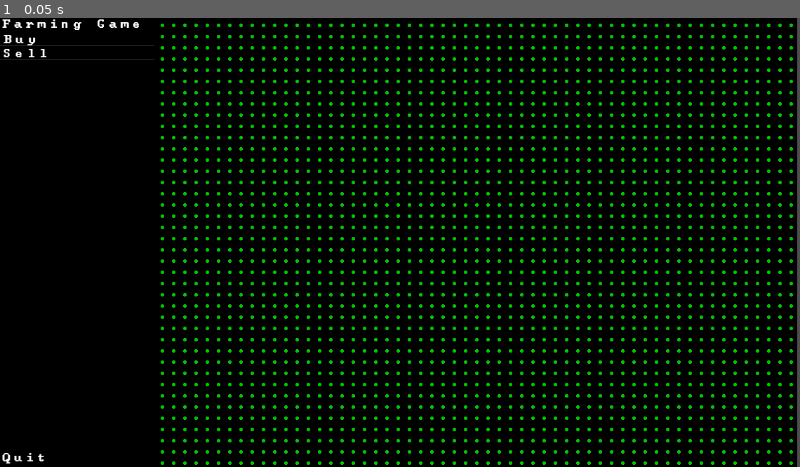
Above: before the commit, frame 1.
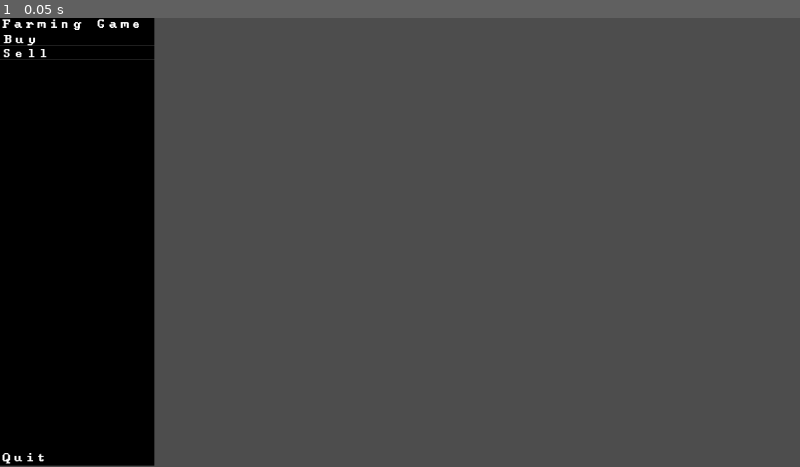
Above: after the commit, the same moment.

Repository: TylerDMielke/GDAsciiFarm
Game: Godot game, scene res://scenes/test_level.tscn
The game is run twice, just before and just after one commit, with the same random seed, the same clock (stepped at 60 frames per second) and the same inputs.
Inputs:
- Up to frame 1 (0.05 s): no input

The runs differ from the first frame. In frame 1, 80% of the frame differs, in the area x 0-100%, y 0-100%.

Commit message:
fix game map logic

Diff:
--- a/scenes/game_map.tscn
+++ b/scenes/game_map.tscn
@@ -1,70 +1,11 @@
 [gd_scene load_steps=3 format=3 uid="uid://wllrb68jnwlu"]
 
 [ext_resource type="Script" path="res://scripts/game_map.gd" id="1_lv0ab"]
-[ext_resource type="PackedScene" uid="uid://bv0ux3dbjh8v" path="res://scenes/tile_map_myne.tscn" id="2_e7h3h"]
+[ext_resource type="PackedScene" path="res://scenes/tile_map_myne.tscn" id="2_e7h3h"]
 
 [node name="GameMap" type="Node2D"]
 script = ExtResource("1_lv0ab")
 
 [node name="Foreground" parent="." instance=ExtResource("2_e7h3h")]
-z_index = 1
-layer_0/name = "white"
-layer_1/name = "green"
-layer_1/enabled = true
-layer_1/modulate = Color(0, 0.784314, 0, 1)
-layer_1/y_sort_enabled = false
-layer_1/y_sort_origin = 0
-layer_1/z_index = 0
-layer_1/tile_data = PackedInt32Array()
-layer_2/name = "red"
-layer_2/enabled = true
-layer_2/modulate = Color(0.941176, 0, 0, 1)
-layer_2/y_sort_enabled = false
-layer_2/y_sort_origin = 0
-layer_2/z_index = 0
-layer_2/tile_data = PackedInt32Array()
-layer_3/name = "blue"
-layer_3/enabled = true
-layer_3/modulate = Color(0, 0, 1, 1)
-layer_3/y_sort_enabled = false
-layer_3/y_sort_origin = 0
-layer_3/z_index = 0
-layer_3/tile_data = PackedInt32Array()
-layer_4/name = "black"
-layer_4/enabled = true
-layer_4/modulate = Color(0, 0, 0, 1)
-layer_4/y_sort_enabled = false
-layer_4/y_sort_origin = 0
-layer_4/z_index = 0
-layer_4/tile_data = PackedInt32Array()
 
 [node name="Background" parent="." instance=ExtResource("2_e7h3h")]
-layer_0/name = "white"
-layer_1/name = "green"
-layer_1/enabled = true
-layer_1/modulate = Color(0, 0.784314, 0, 1)
-layer_1/y_sort_enabled = false
-layer_1/y_sort_origin = 0
-layer_1/z_index = 0
-layer_1/tile_data = PackedInt32Array()
-layer_2/name = "red"
-layer_2/enabled = true
-layer_2/modulate = Color(0.941176, 0, 0, 1)
-layer_2/y_sort_enabled = false
-layer_2/y_sort_origin = 0
-layer_2/z_index = 0
-layer_2/tile_data = PackedInt32Array()
-layer_3/name = "blue"
-layer_3/enabled = true
-layer_3/modulate = Color(0, 0, 1, 1)
-layer_3/y_sort_enabled = false
-layer_3/y_sort_origin = 0
-layer_3/z_index = 0
-layer_3/tile_data = PackedInt32Array()
-layer_4/name = "black"
-layer_4/enabled = true
-layer_4/modulate = Color(0, 0, 0, 1)
-layer_4/y_sort_enabled = false
-layer_4/y_sort_origin = 0
-layer_4/z_index = 0
-layer_4/tile_data = PackedInt32Array()
--- a/scripts/game_map.gd
+++ b/scripts/game_map.gd
@@ -27,22 +27,53 @@
 	pass
 
 
-func update_foreground(coord: Vector2i, glyph: Vector2i, color: TILE_COLOR):
+func _create_color_layer(tilemap: String, color: Color) -> void:
+	# Creates a new layer on the selected tilemap with the color modulated.
+	# Args:
+	#	tilemap: The name of the tilemap that the new layer will be created on. Either "foreground" or "background"
+	# 	color: The color of the new layer
+	if tilemap.to_lower() == "foreground":
+		# Add layer to foreground
+		pass
+	elif tilemap.to_lower() == "background":
+		# Add layer to background
+		pass
+
+
+func update_foreground(coord: Vector2i, glyph: Vector2i, color: TILE_COLOR) -> void:
+	# Update a tile on the foreground tilemap
+	# Args:
+	# 	coord: The coordinate on the foreground tilemap that will be updated.
+	#	glyph: The glyph that should be placed at the coordinate.
+	#	color: The color that the glyph should be.
 	foreground.set_cell(color, coord, 0, glyph)
 
 
-func update_background(coord: Vector2i, glyph: Vector2i, color: TILE_COLOR):
+func update_background(coord: Vector2i, glyph: Vector2i, color: TILE_COLOR) -> void:
+	# Update a tile on the background tilemap
+	# Args:
+	# 	coord: The coordinate on the background tilemap that will be updated.
+	#	glyph: The glyph that should be placed at the coordinate.
+	#	color: The color that the glyph should be.
 	background.set_cell(color, coord, 0, glyph)
 
 
-func fill_foreground(glyph: Vector2i, color: TILE_COLOR):
+func fill_foreground(glyph: Vector2i, color: TILE_COLOR) -> void:
+	# Fill the foreground tilemap with a single glyph
+	# Args:
+	#	glyph: The glyph that the foreground should be filled with.
+	#	color: The color that the glyph should be.
 	for x in range(map_orig.x, map_size.x):
 		for y in range(map_orig.y, map_size.y):
 			var update_cell = Vector2i(x,y)
 			update_foreground(update_cell, glyph, color)
 
 
-func fill_background(glyph: Vector2i, color: TILE_COLOR):
+func fill_background(glyph: Vector2i, color: TILE_COLOR) -> void:
+	# Fill the foreground tilemap with a single glyph
+	# Args:
+	#	glyph: The glyph that the foreground should be filled with.
+	#	color: The color that the glyph should be.
 	for x in range(map_orig.x, map_size.x):
 		for y in range(map_orig.y, map_size.y):
 			var update_cell = Vector2i(x,y)
